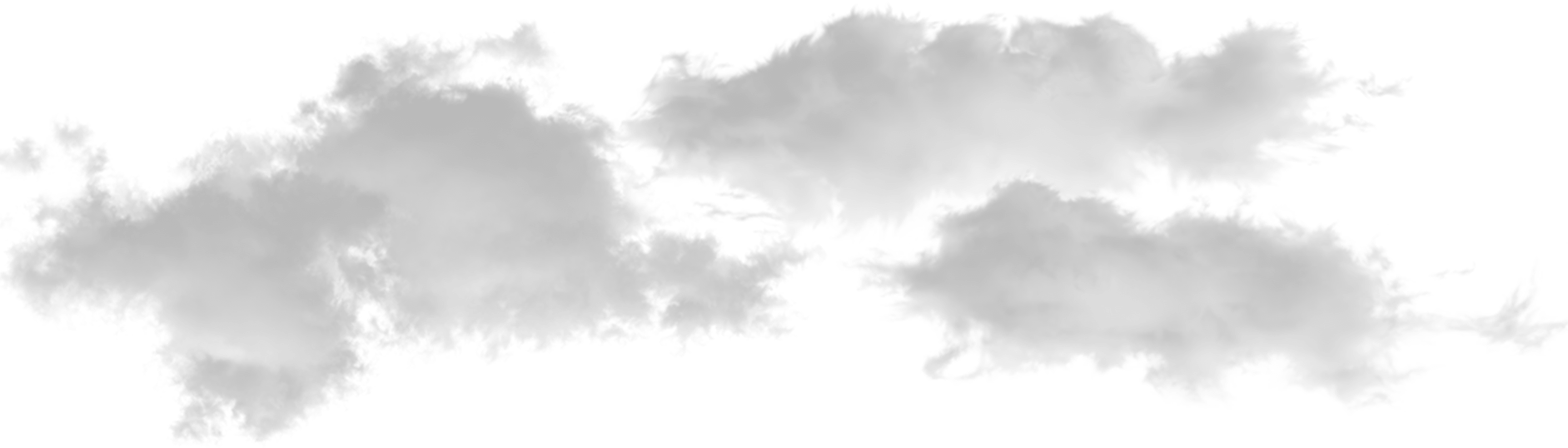
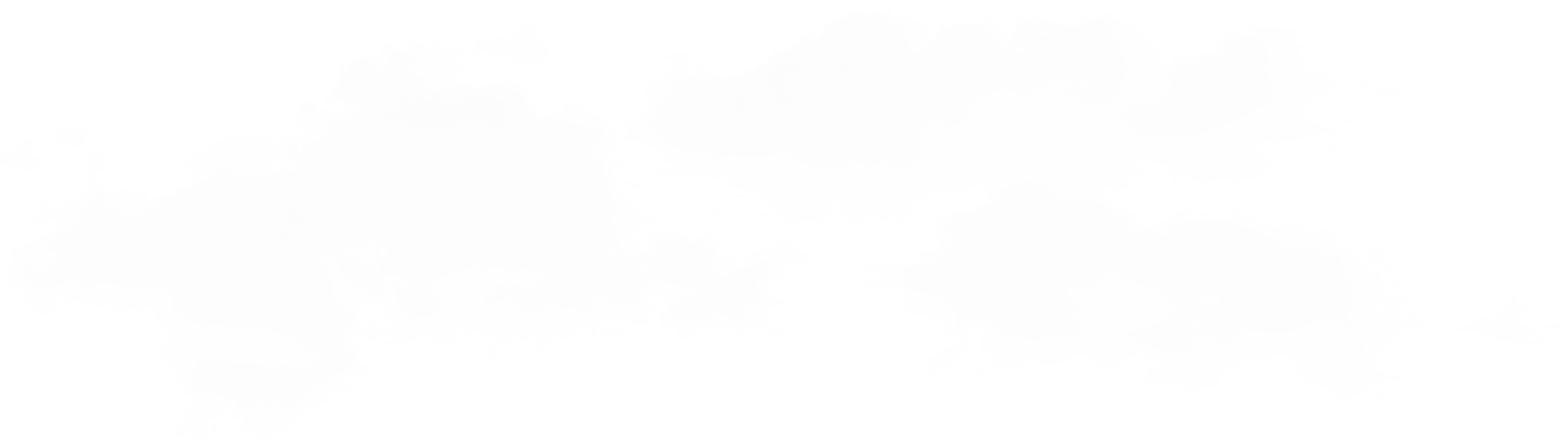
Revision of a layered (1568, 448) image; what changed, layer by layer:
"Calque 1": opacity 57% → 52% over <box>0,3,1568,447</box>
